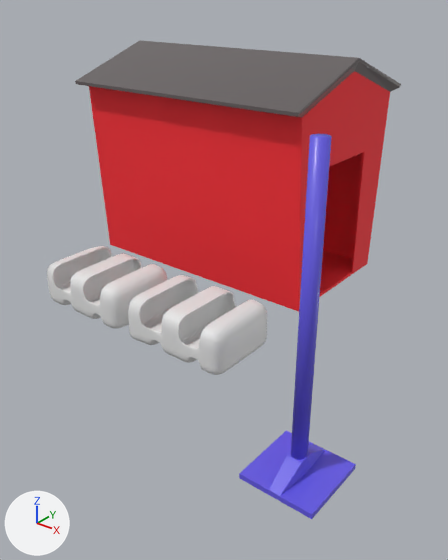
One commit to the Blender file project/scene.blend: the scene before it, then after it.
Both versions are drawn from a 50 mm camera at (11.86, -13.1, 10.7) aimed at (-0.02, 1.75, 1.49). Lighting does not change. The marker at lower left points along +X, +Y and +Z.

The older version as bpy lines, for what is in view:
```python
me_cube_001 = bpy.data.meshes.new('Cube.001')
me_cube_001.from_pydata(...)  # 19 vertices, 10 faces; spans x -0.01..1.43, y -0.01..1.0, z -1.0..1.35
# faces by material slot: [5, 5]
me_cube_001.materials.append(mat_house)  # red #ff2630
me_cube_001.materials.append(mat_house_top)  # dark grey #595152
me_cube_004 = bpy.data.meshes.new('Cube.004')
me_cube_004.from_pydata(...)  # 201 vertices, 172 faces; spans x -2.6..1.88, y -1.39..0.0, z 0.0..1.55
me_cube_004.polygons.foreach_set('use_smooth', [True] * 172)
me_cube_005 = bpy.data.meshes.new('Cube.005')
me_cube_005.from_pydata(...)  # 193 vertices, 165 faces; spans x -1.99..1.88, y -1.39..0.0, z 0.0..1.55
me_cube_005.polygons.foreach_set('use_smooth', [True] * 165)
ob_house = bpy.data.objects.new('House', me_cube_001)
ob_house.location = (-3.2, 6.44, 3.57)
ob_house.scale = (3.57, 3.57, 3.57)
_m = ob_house.modifiers.new('Mirror', 'MIRROR')
_m.use_axis = (True, True, False)
_m.use_clip = True
_m.merge_threshold = 0.0354
_m = ob_house.modifiers.new('Solidify', 'SOLIDIFY')
_m.thickness = 0.0297
_m.nonmanifold_thickness_mode = 'FIXED'
_m.nonmanifold_merge_threshold = 0.0003
_m = ob_house.modifiers.new('Bevel', 'BEVEL')
_m.width = 0.034
_m.width_pct = 0.034
_m.segments = 3
_m.limit_method = 'NONE'
_m.spread = 0.0
ob_wagon = bpy.data.objects.new('Wagon', me_cube_004)
ob_wagon.location = (-3.99, 0.0, 0.02)
_m = ob_wagon.modifiers.new('Mirror', 'MIRROR')
_m.use_axis = (False, True, False)
_m.use_clip = True
_m = ob_wagon.modifiers.new('Subsurf', 'SUBSURF')
_m.levels = 3
_m.render_levels = 3
ob_wagon2 = bpy.data.objects.new('Wagon2', me_cube_005)
ob_wagon2.location = (0.36, 0.0, 0.02)
_m = ob_wagon2.modifiers.new('Mirror', 'MIRROR')
_m.use_axis = (False, True, False)
_m.use_clip = True
_m = ob_wagon2.modifiers.new('Subsurf', 'SUBSURF')
_m.levels = 3
_m.render_levels = 3
# also in view: 'Foot' at (6.12, -3.09, 0.34); 'Pole' at (6.12, -3.09, 4.32)
```
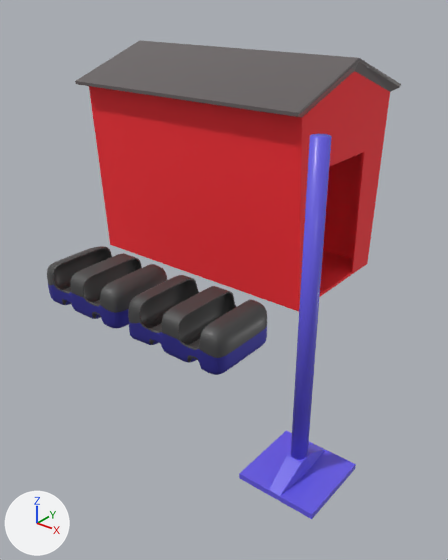
The change, as a list of edits to the scene's bpy script:
```text
Add mat_wagon_below:
    mat_wagon_below = principled_material('Wagon below')
    mat_wagon_below.base_color = (0.0745, 0.0673, 0.459)  # blue #4d49b4
    mat_wagon_below.metallic = 1.0
    mat_wagon_below.roughness = 0.7
    mat_wagon_below.specular_ior_level = 0.8
    mat_wagon_below.coat_weight = 0.225
    mat_wagon_below.coat_roughness = 0.3
Add mat_wagon_up:
    mat_wagon_up = principled_material('wagon up')
    mat_wagon_up.base_color = (0.139, 0.139, 0.139)  # dark grey #686868
    mat_wagon_up.metallic = 1.0
    mat_wagon_up.roughness = 0.7
    mat_wagon_up.specular_ior_level = 0.8
    mat_wagon_up.coat_weight = 0.225
    mat_wagon_up.coat_roughness = 0.3
Change me_cube_005:
    where me_cube_005.from_pydata(...)  # 193 vertices, 165 faces; spans x -1.99..1.88, y -1.39..0.0, z 0.0..1.55
    used by ob_wagon2; location = (0.36, 0.0, 0.02)
    me_cube_005 part 1: 101 of the faces centred in x -1.99..1.88, y -1.39..-0.26, z 0.31..1.55 switch from no material to mat_wagon_up (dark grey #686868)
    me_cube_005 part 2: 39 of the faces centred in x -1.99..1.22, y -1.39..-1.02, z 0.0..0.66 switch from no material to mat_wagon_below (blue #4d49b4)
    me_cube_005 part 3: 5 of the faces centred in x 1.56..1.88, y -1.39..-1.02, z 0.0..0.57 switch from no material to mat_wagon_below (blue #4d49b4)
    me_cube_005 part 4: 3 of the faces centred in x 1.56..1.88, y -0.33, z 0.0..0.49 switch from no material to mat_wagon_below (blue #4d49b4)
Change me_cube_004:
    where me_cube_004.from_pydata(...)  # 201 vertices, 172 faces; spans x -2.6..1.88, y -1.39..0.0, z 0.0..1.55
    used by ob_wagon; location = (-3.99, 0.0, 0.02)
    me_cube_004 part 5: 104 of the faces centred in x -2.6..1.88, y -1.39..-0.16, z 0.31..1.55 switch from no material to mat_wagon_up (dark grey #686868)
    me_cube_004 part 6: 68 of the faces centred in x -2.6..1.88, y -1.39..-0.16, z 0.0..0.66 switch from no material to mat_wagon_below (blue #4d49b4)
```

Where the change shows, as pixel boxes [x1, y1, x2, y2] in the pictures (448 x 560 px):
part 1 of me_cube_005, recoloured (white to grey)
    both: [128, 275, 267, 364]
part 2 of me_cube_005, recoloured (grey to blue)
    both: [129, 322, 204, 370]
part 3 of me_cube_005, recoloured (grey to blue)
    both: [203, 327, 267, 375]
part 4 of me_cube_005, recoloured (grey to blue)
    both: [232, 334, 259, 367]
part 5 of me_cube_004, recoloured (white to grey)
    both: [47, 246, 167, 319]
part 6 of me_cube_004, recoloured (grey to blue)
    both: [48, 284, 129, 328]
